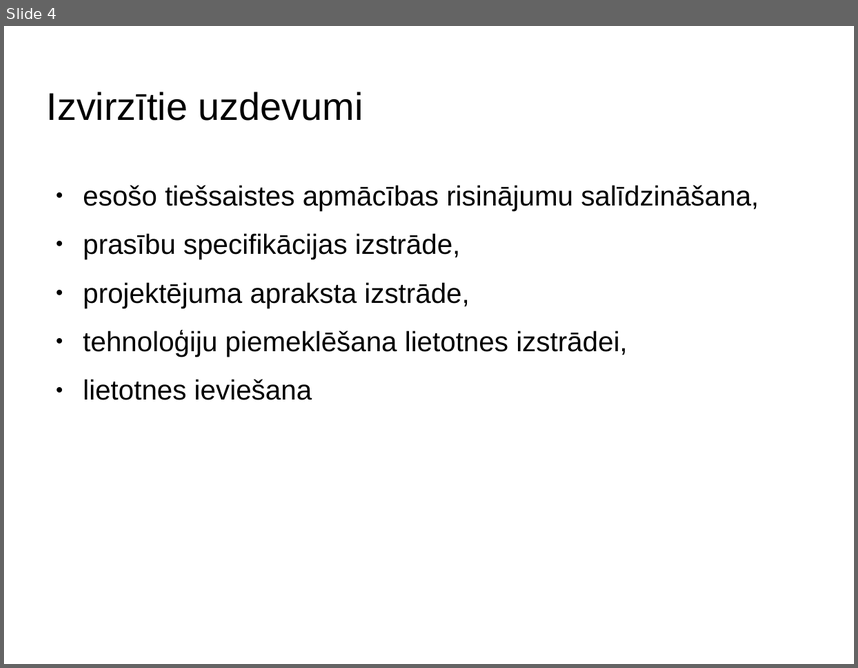
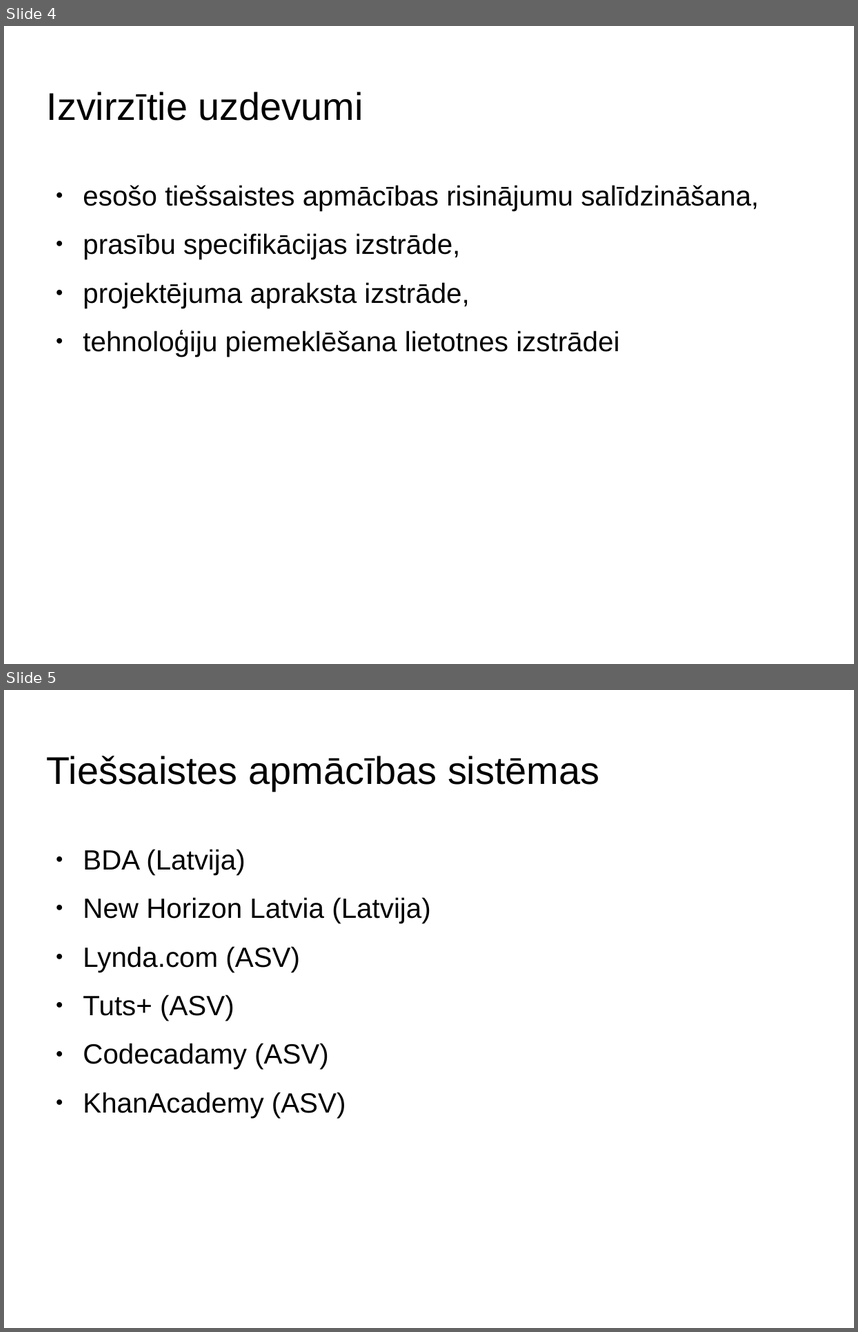
Before and after one commit to stabone/lore-parit, a slide deck: presentatio.odp. Shown one above the other, each under a label of ours: slide 4 before the commit, slides 4 and 5 after it. The pictures are 858x668 and 858x1332 pixels, drawn with LibreOffice and Linux fonts; fonts in the diff are those of the drawing; background and template pictures are left out. Boxes give left, top, right and bottom in pixels: in the first picture for what was removed or moved away, otherwise in the second. Text is boxed around its words. In the diff, an @@ line names an element or a change of style, - is before the commit and + after.

```diff
--- a/presentatio.odp
+++ b/presentatio.odp
@@ slide 5 added at (4,690,854,1328), background picture (left out) @@
@@ title added at (47,756,599,791), 36 pt, text #000000 @@
+Tiešsaistes apmācības sistēmas
@@ text added at (83,849,430,1118), 26 pt, text #000000 @@
+● BDA (Latvija)
+● New Horizon Latvia (Latvija)
+● Lynda.com (ASV)
+● Tuts+ (ASV)
+● Codecadamy (ASV)
+● KhanAcademy (ASV)
@@ slide 4 changed as well @@
@@ text at (83,330,619,357): text changed @@
-● tehnoloģiju piemeklēšana lietotnes izstrādei,
-● lietotnes ieviešana
+● tehnoloģiju piemeklēšana lietotnes izstrādei
```
Also in this commit, not shown: 3 other slides changed, 4 other slides added, 2 slides removed.
